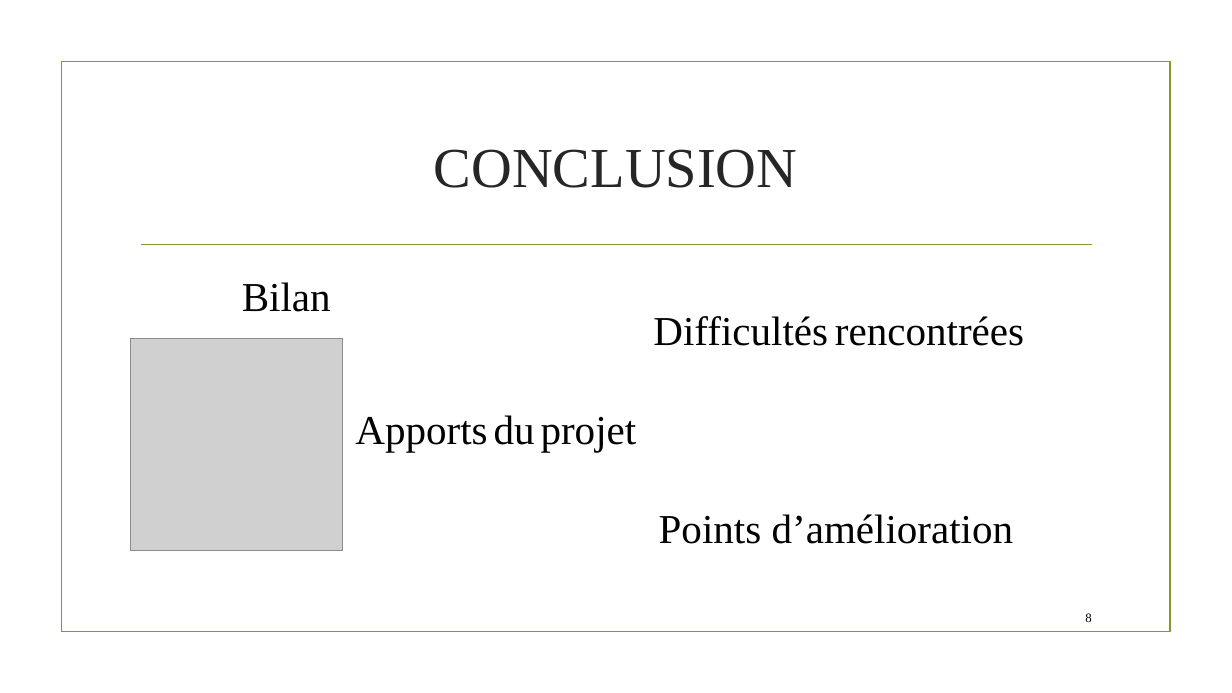
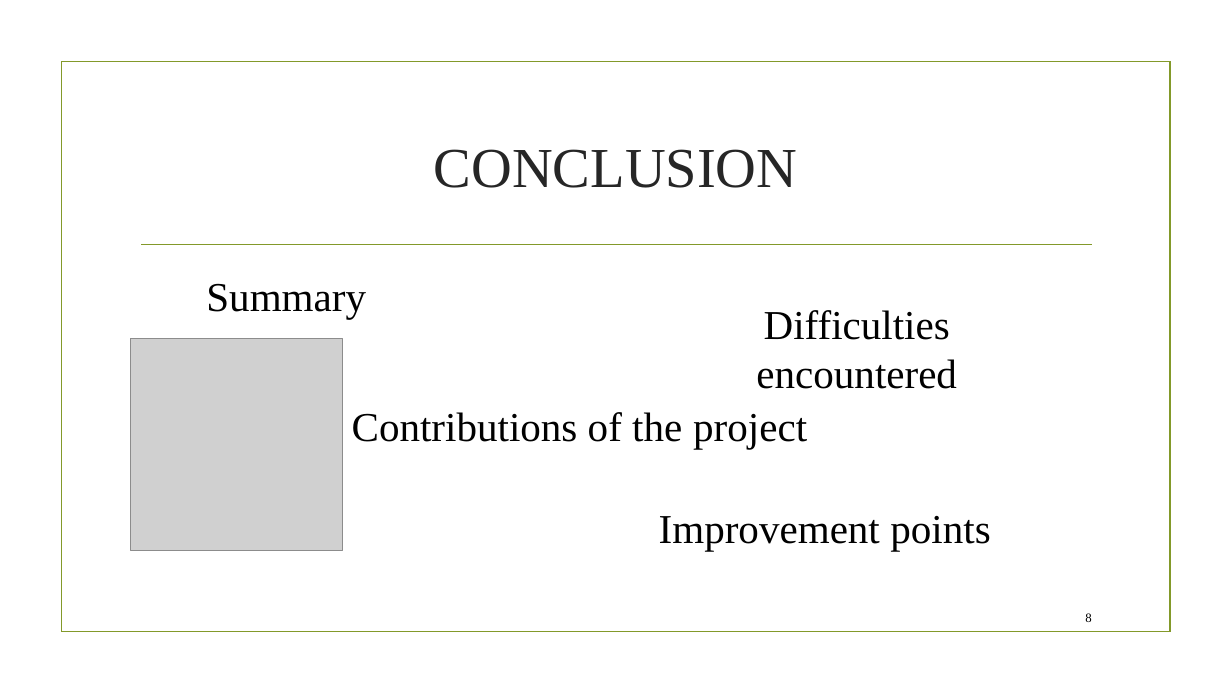
Before and after one commit to NathanKun/OnlineBanking, a slide deck: slide 8 of Livrable/Soutenance/PROJET-S8-TIC.pptx. Drawn at 1232x693 pixels with LibreOffice and Linux fonts; fonts in the diff are those of the drawing; grey boxes stand for pictures; background and template pictures are left out. Boxes give left, top, right and bottom in pixels: in the first picture for what was removed or moved away, otherwise in the second. Text is boxed around its words. In the diff, an @@ line names an element or a change of style, - is before the commit and + after.

Commit message:
Updated the final ppt.

```diff
--- a/Livrable/Soutenance/PROJET-S8-TIC.pptx
+++ b/Livrable/Soutenance/PROJET-S8-TIC.pptx
@@ text at (206, 283, 366, 319): text changed @@
-Bilan
+Summary
@@ text at (756, 310, 957, 389): text changed @@
-Difficultés rencontrées
+Difficulties encountered
@@ text at (352, 412, 807, 449): text changed @@
-Apports du projet
+Contributions of the project
@@ text at (659, 516, 990, 551): text changed @@
-Points d’amélioration
+Improvement points
```
Also in this commit, not shown: 3 other slides changed.
